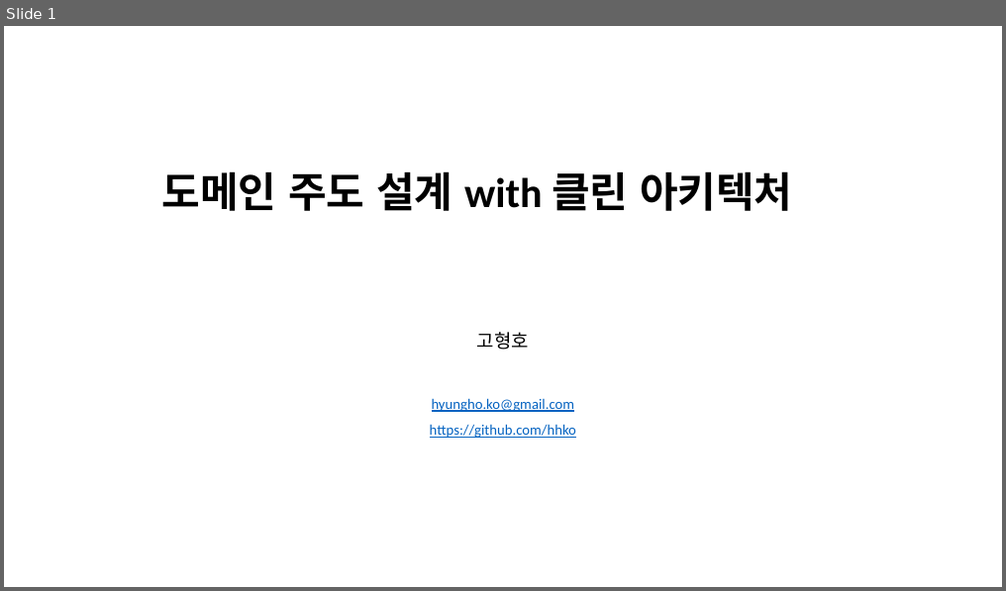
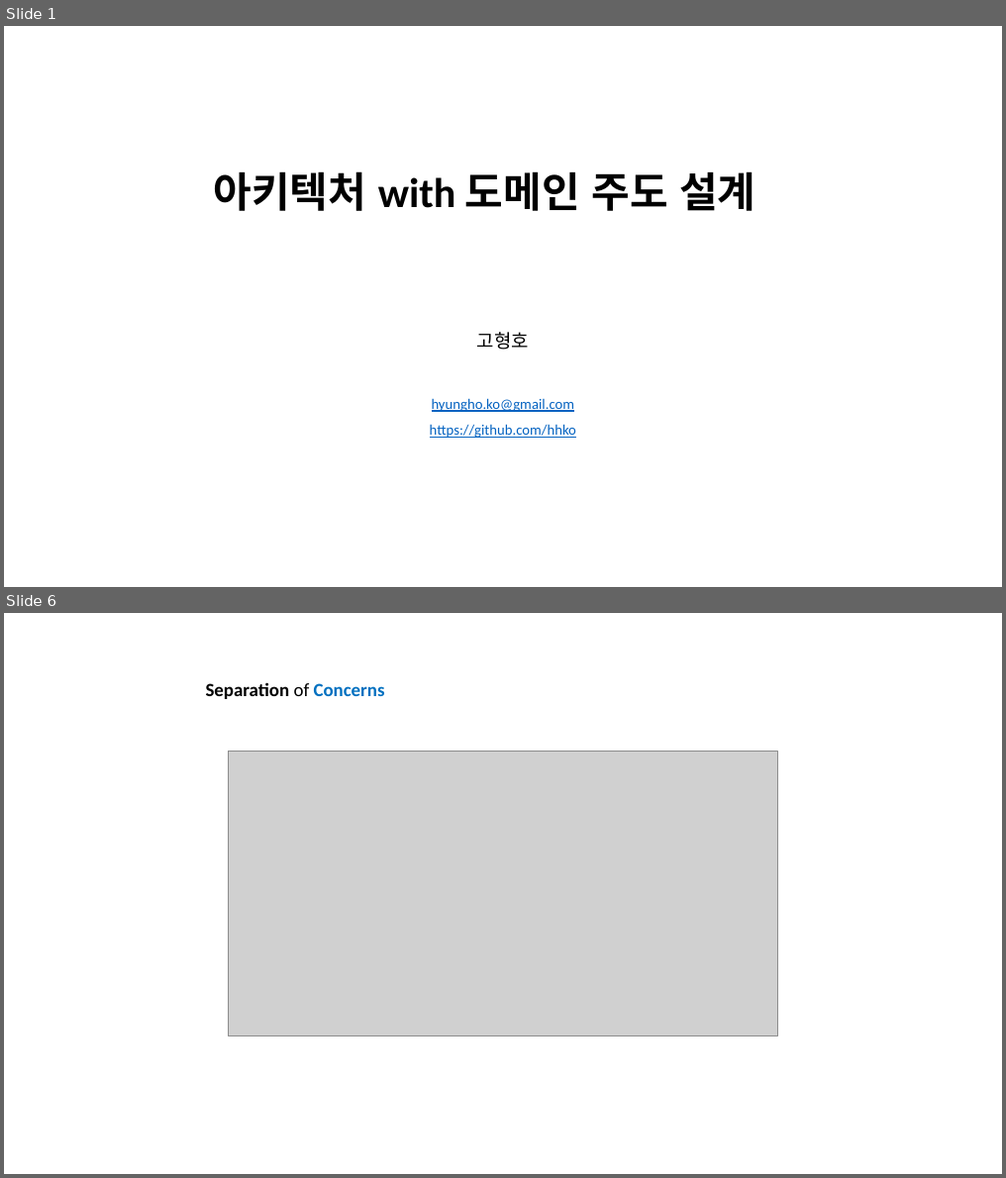
Before and after one commit to hhko/ArchDdd, a slide deck: README.pptx. Shown one above the other, each under a label of ours: slide 1 before the commit, slides 1 and 6 after it; the slides between them are not shown. The pictures are 1006x591 and 1006x1178 pixels, drawn with LibreOffice and Linux fonts; fonts in the diff are those of the drawing; grey boxes stand for pictures. Boxes give left, top, right and bottom in pixels: in the first picture for what was removed or moved away, otherwise in the second. Text is boxed around its words. In the diff, an @@ line names an element or a change of style, - is before the commit and + after.

Commit message:
docs: 아키텍처 개요 추가

```diff
--- a/README.pptx
+++ b/README.pptx
@@ slide 6 added at [4, 613, 1002, 1174], background #FFFFFF @@
@@ text added at [206, 682, 385, 699], 18 pt, text #000000, bold @@
+Separation of Concerns
@@ picture added at [229, 752, 778, 1036] @@
@@ slide 1 changed as well @@
@@ text at [214, 172, 755, 211]: text changed @@
-도메인 주도 설계 with 클린 아키텍처
+아키텍처 with 도메인 주도 설계
```
Also in this commit, not shown: 3 other slides changed, 47 other slides added.
